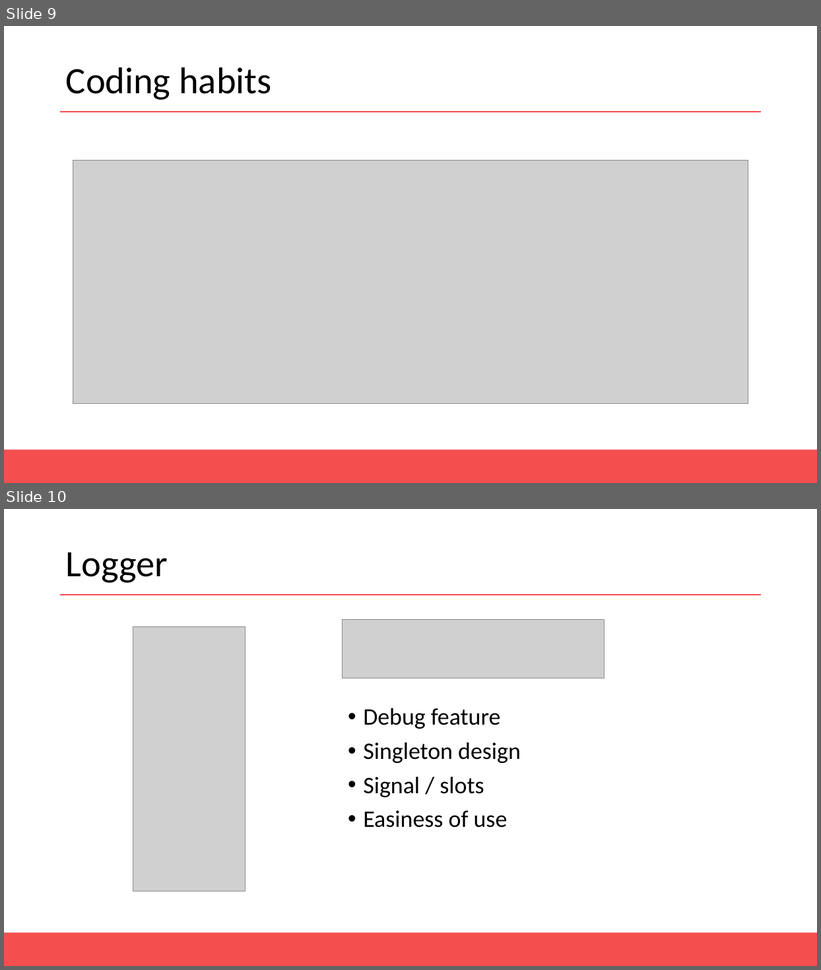
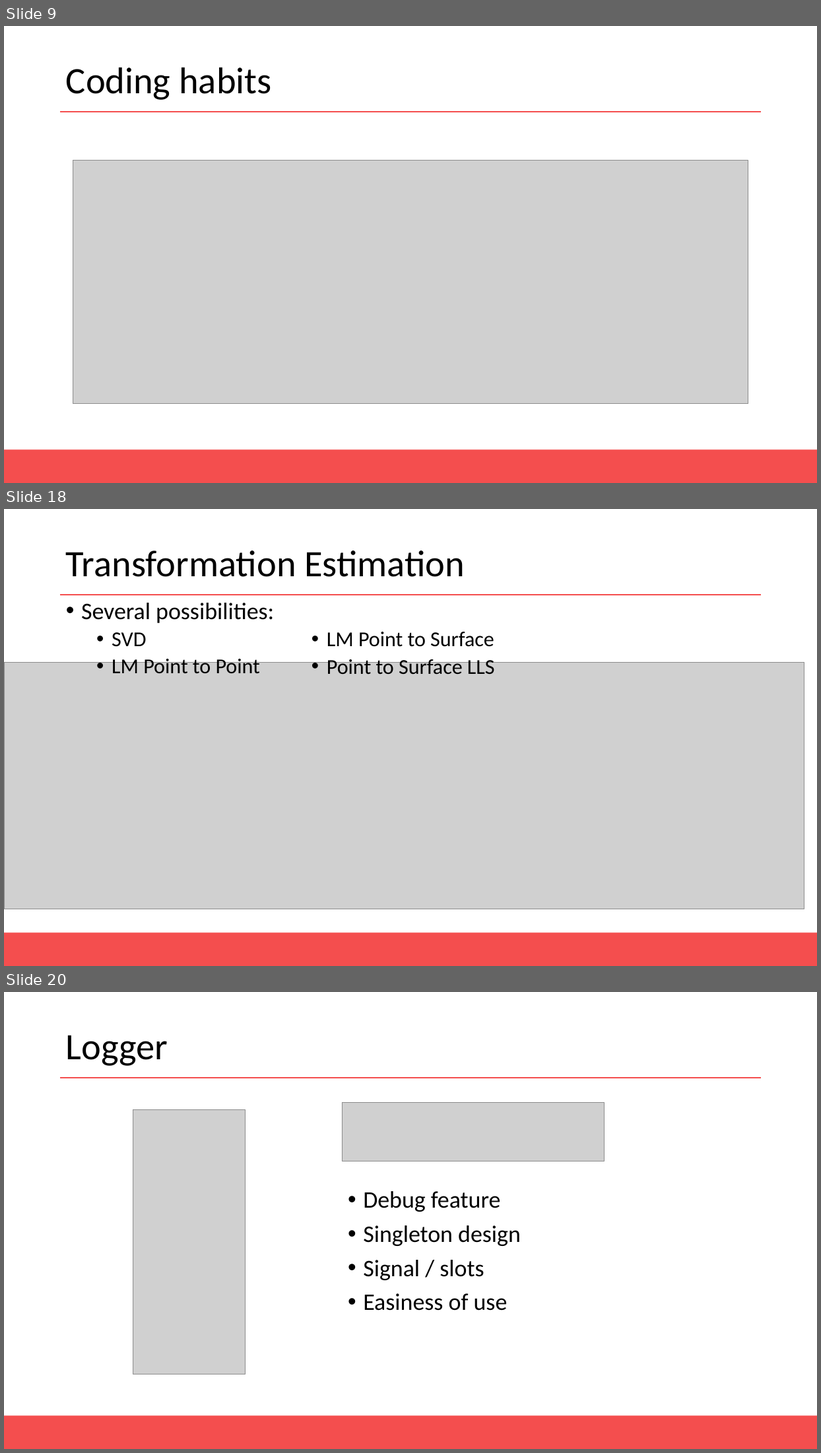
Before and after one commit to AntoineMerlet/3DScan, a slide deck: Presentation/MAGMA Presentation.pptx. Shown one above the other, each under a label of ours: slides 9 and 10 before the commit, slides 9, 18 and 20 after it; the slides between them are not shown. The pictures are 821x970 and 821x1453 pixels, drawn with LibreOffice and Linux fonts; fonts in the diff are those of the drawing; grey boxes stand for pictures. Boxes give left, top, right and bottom in pixels: in the first picture for what was removed or moved away, otherwise in the second. Text is boxed around its words. In the diff, an @@ line names an element or a change of style, - is before the commit and + after.

```diff
--- a/Presentation/MAGMA Presentation.pptx
+++ b/Presentation/MAGMA Presentation.pptx
@@ slide 18 added at (x1=4, y1=509, x2=817, y2=966), background #FFFFFF; not listed: 2 template elements that a slide beside it also shows @@
@@ title added at (x1=66, y1=551, x2=465, y2=577), 44 pt, text #000000 @@
+Transformation Estimation
@@ text added at (x1=81, y1=603, x2=274, y2=674), 28 pt, text #000000 @@
+• Several possibilities:
+  • SVD
+  • LM Point to Point
@@ text added at (x1=327, y1=632, x2=495, y2=675), 25 pt, text #000000 @@
+  • LM Point to Surface
+  • Point to Surface LLS
@@ picture added at (x1=4, y1=662, x2=805, y2=909) @@
@@ what was slide 10 is now slide 20 @@
```
Also in this commit, not shown: 10 other slides added.
